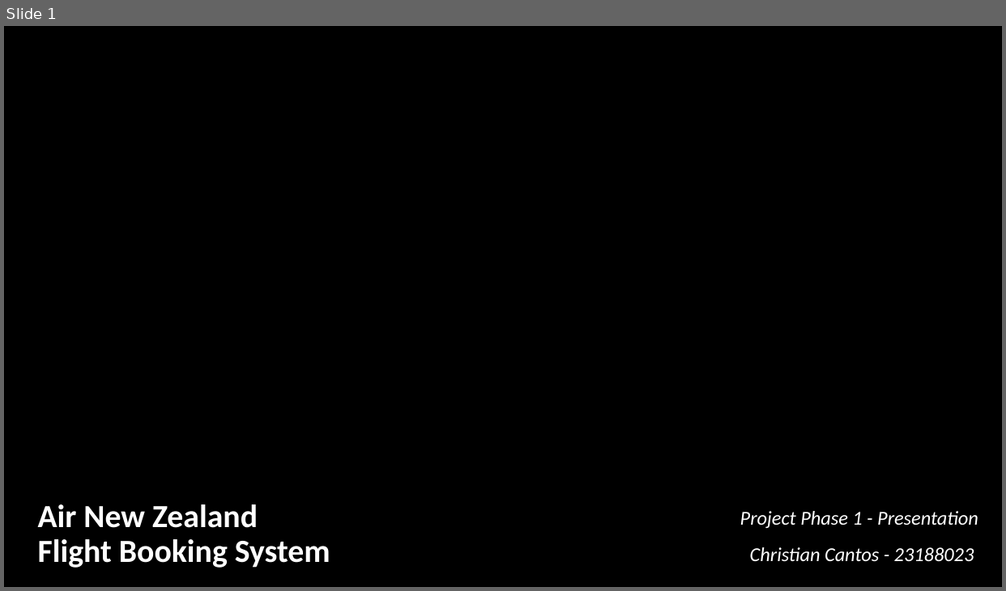
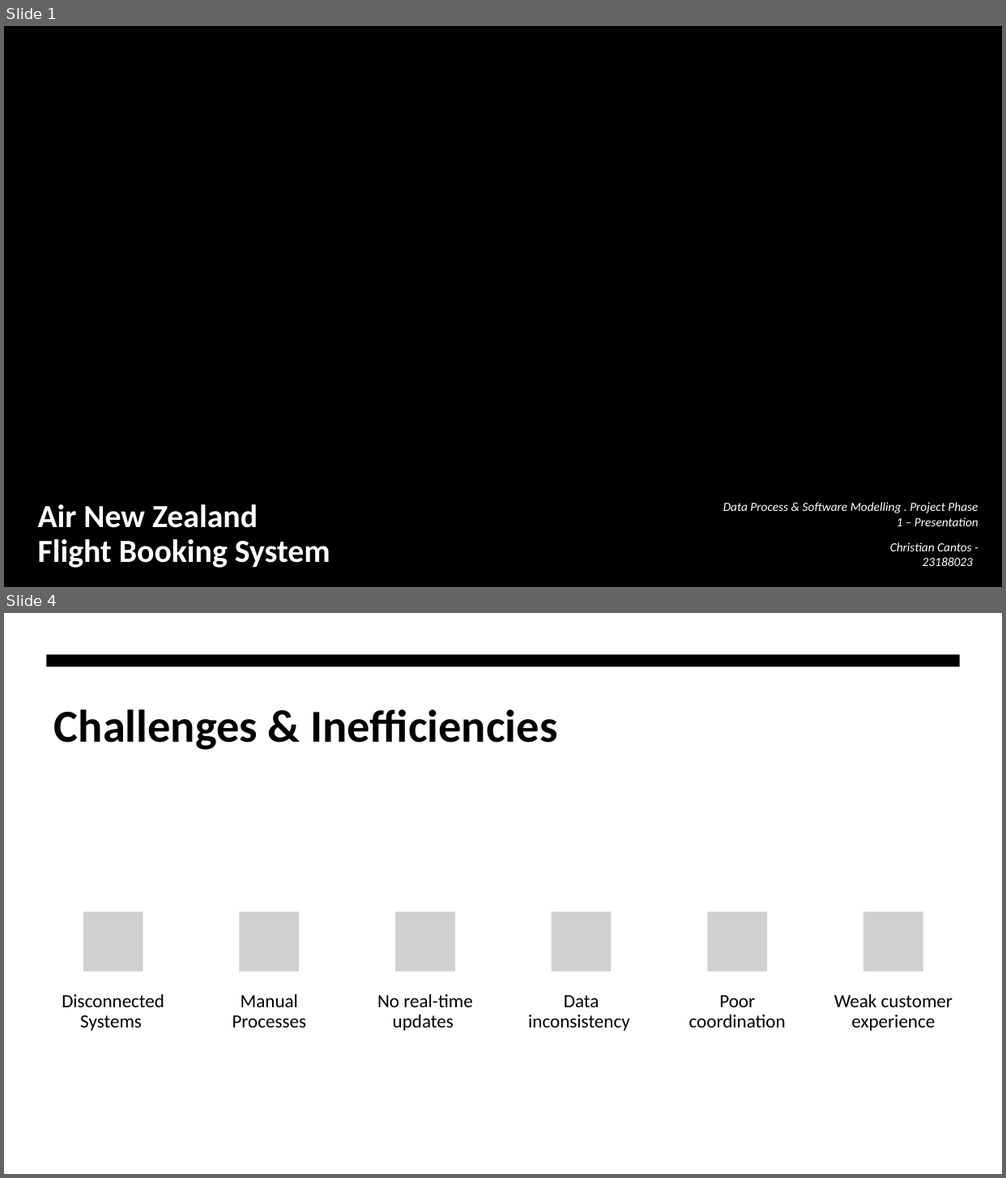
Before and after one commit to Ianieee36/ENSE706_Project, a slide deck: FBS_Presentation.pptx. Shown one above the other, each under a label of ours: slide 1 before the commit, slides 1 and 4 after it; the slides between them are not shown. The pictures are 1006x591 and 1006x1178 pixels, drawn with LibreOffice and Linux fonts; fonts in the diff are those of the drawing; grey boxes stand for pictures; background and template pictures are left out. Boxes give left, top, right and bottom in pixels: in the first picture for what was removed or moved away, otherwise in the second. Text is boxed around its words. In the diff, an @@ line names an element or a change of style, - is before the commit and + after.

```diff
--- a/FBS_Presentation.pptx
+++ b/FBS_Presentation.pptx
@@ slide 4 added at (4, 613, 1002, 1174), background #FFFFFF @@
@@ rectangle added at (4, 613, 1002, 1174), fill #FFFFFF @@
@@ rectangle added at (47, 655, 960, 667), fill #000000 @@
@@ title added at (54, 709, 557, 750), 44 pt, text #000000, bold @@
+Challenges & Inefficiencies
@@ group added at (62, 912, 953, 1031): 6 pictures, 6 texts @@
+Disconnected Systems
+Manual Processes
+No real-time updates
+Data inconsistency
+Poor coordination
+Weak customer experience
@@ slide 1 changed as well @@
@@ subtitle at (723, 502, 978, 527): text changed; size 19 to 12 pt @@
-Project Phase 1 - Presentation
+Data Process & Software Modelling . Project Phase 1 – Presentation
@@ subtitle at (890, 543, 973, 566): size 19 to 12 pt in "Christian Cantos - 23188023"; line spacing 1.1 to 1 @@
```
Also in this commit, not shown: 3 other slides changed, 4 other slides added, 3 slides removed, 1 other file.
